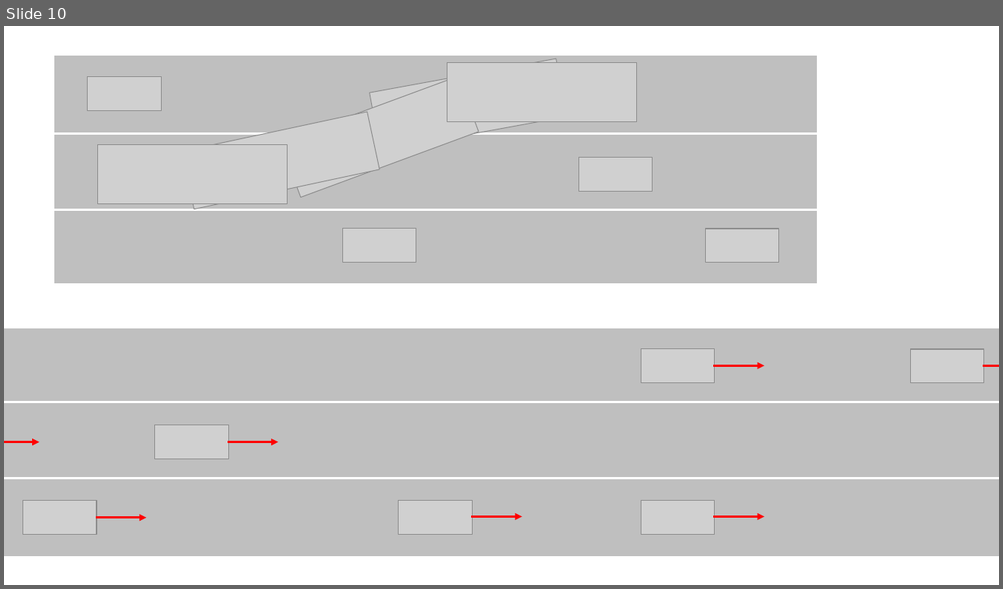
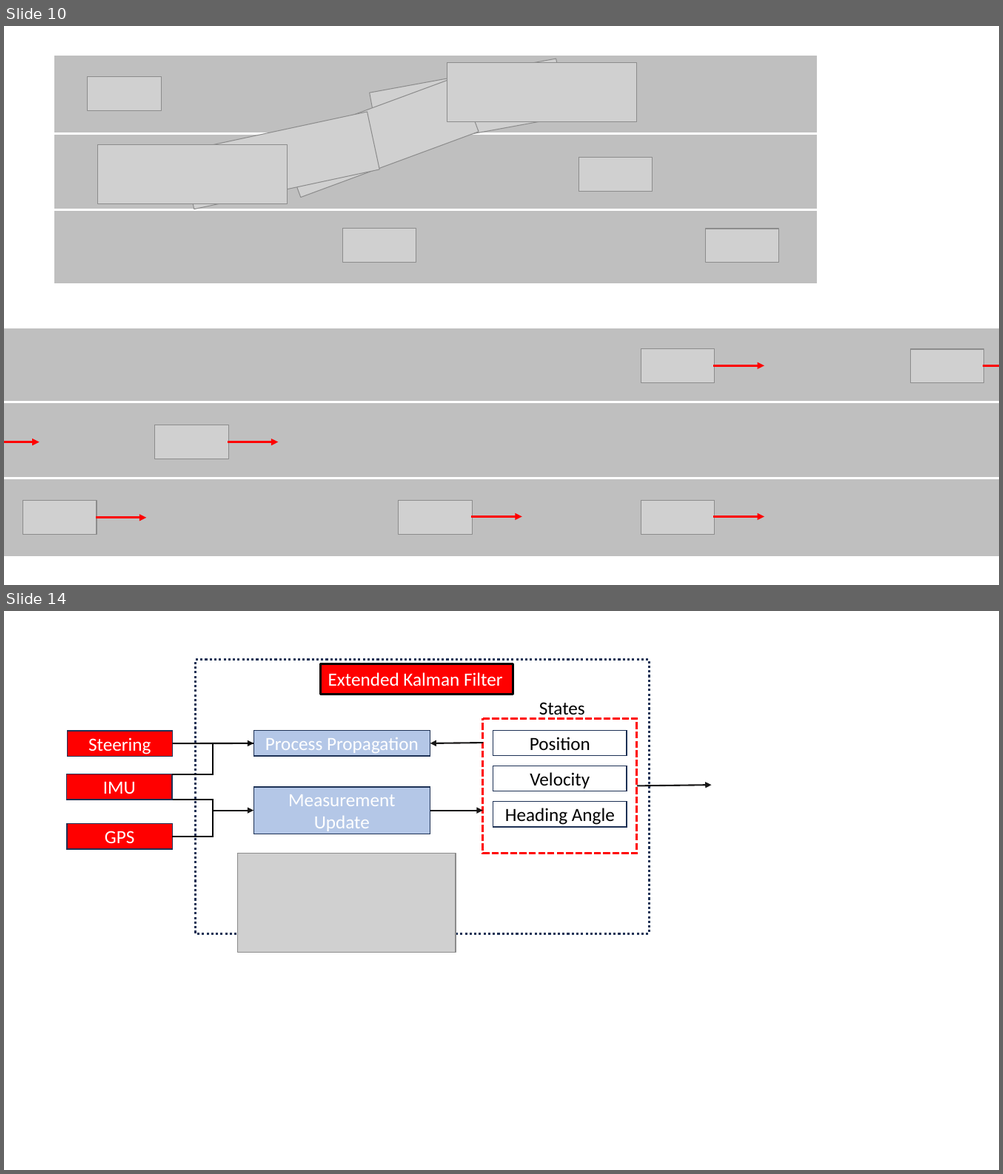
Before and after one commit to Qunzhang1996/Master_Thesis, a slide deck: Presentation/New Microsoft PowerPoint Presentation (2).pptx. Shown one above the other, each under a label of ours: slide 10 before the commit, slides 10 and 14 after it; the slides between them are not shown. The pictures are 1003x589 and 1003x1174 pixels, drawn with LibreOffice and Linux fonts; fonts in the diff are those of the drawing; grey boxes stand for pictures; background and template pictures are left out. Boxes give left, top, right and bottom in pixels: in the first picture for what was removed or moved away, otherwise in the second. Text is boxed around its words. In the diff, an @@ line names an element or a change of style, - is before the commit and + after.

```diff
--- a/Presentation/New Microsoft PowerPoint Presentation (2).pptx
+++ b/Presentation/New Microsoft PowerPoint Presentation (2).pptx
@@ slide 14 added at box(4, 611, 999, 1170), background #FFFFFF @@
@@ group added at box(67, 660, 711, 952): 11 rectangles, 5 arrows, 3 elbow lines, 1 picture, 1 text @@
+Extended Kalman Filter
+Position
+Velocity
+Heading Angle
+IMU
+GPS
+Process Propagation
+Steering
+Measurement Update
+States
```
Also in this commit, not shown: 2 slides changed, 2 other slides added, 12 other files.
